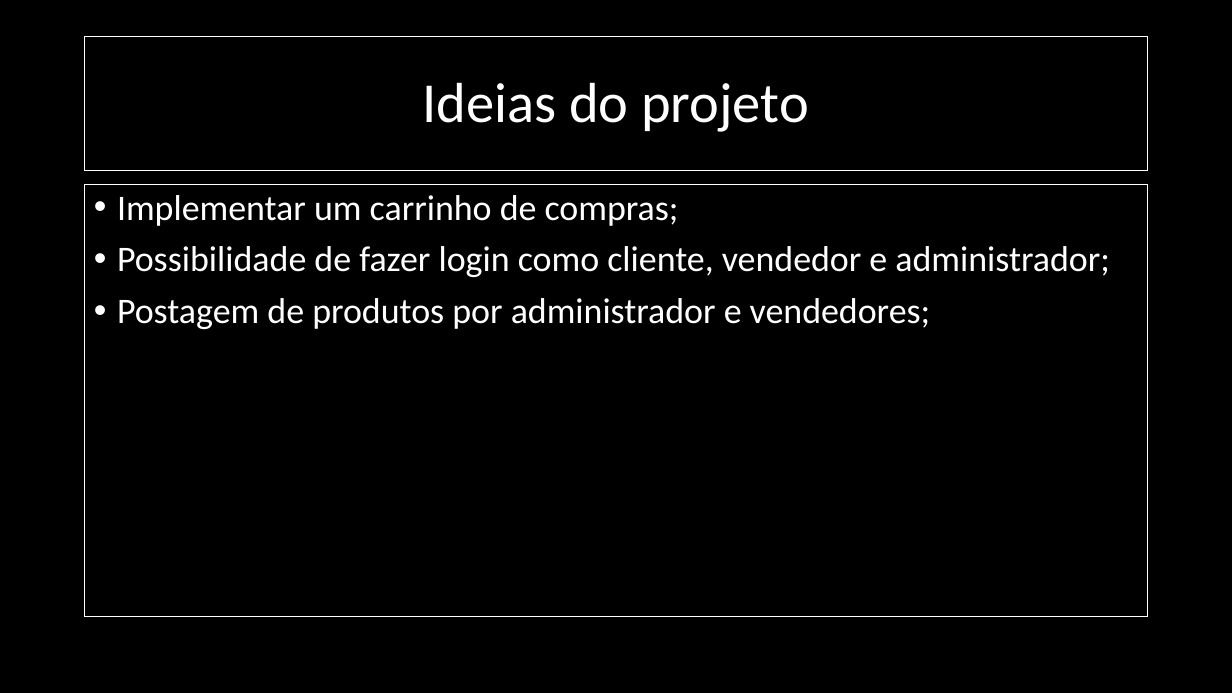
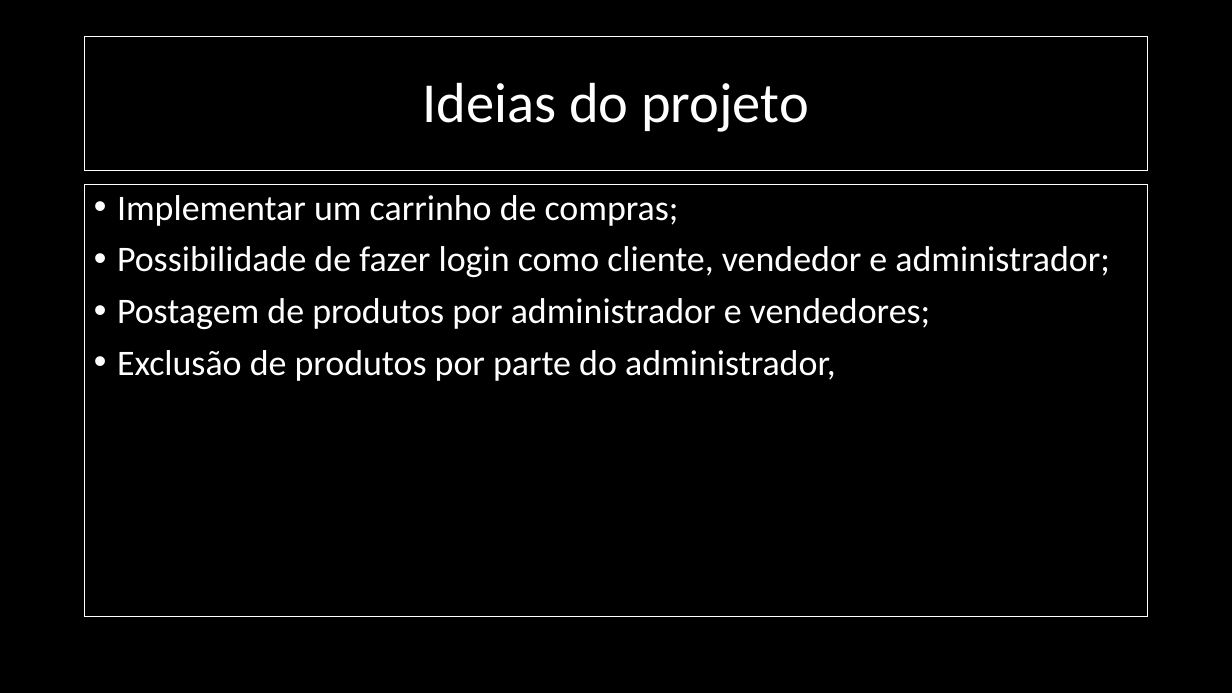
Before and after one commit to DANIELKENTARO/3-ano-analise, a slide deck: slide 8 of Pré-Projeto.pptx (slide 5 before the commit). Drawn at 1232x693 pixels with LibreOffice and Linux fonts; fonts in the diff are those of the drawing. Boxes give left, top, right and bottom in pixels: in the first picture for what was removed or moved away, otherwise in the second. Text is boxed around its words. In the diff, an @@ line names an element or a change of style, - is before the commit and + after.

```diff
--- a/Pré-Projeto.pptx
+++ b/Pré-Projeto.pptx
@@ text at <box>117,350,836,381</box>: paragraph added @@
+• Exclusão de produtos por parte do administrador,
```
Also in this commit, not shown: 2 other slides changed, 5 slides added, 1 slide removed.
